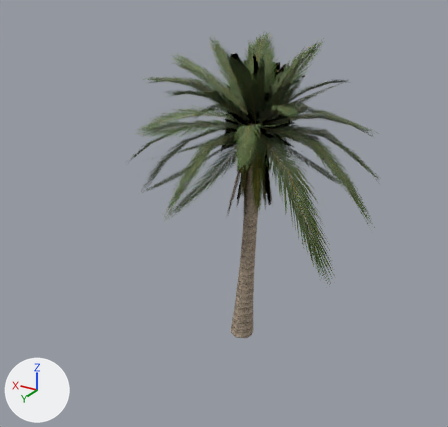
What one commit did to the glTF model data/models/board/vegetation/palm.glb.
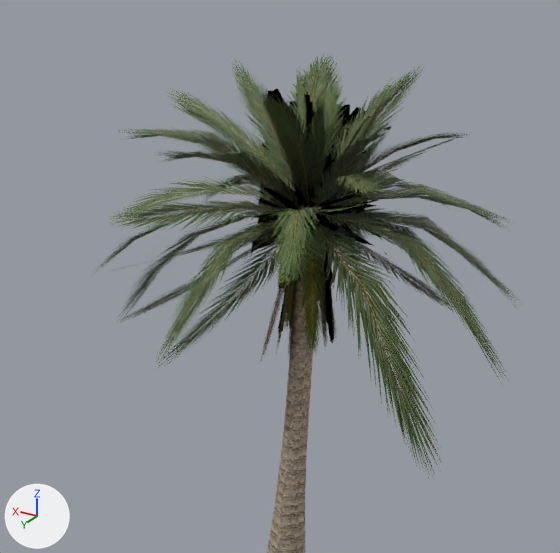
Each version is shown whole from a 50 mm lens placed at (-26.5, 47.7, 36.8), pointed at (1.1, 1.7, 13.7), then close up on the part from 16% to 91% of the width and 0% to 78% of the height. The lights are fixed; the arrows at lower left show +X, +Y and +Z. The last two pictures show the newer version. Where no turn or scale is listed for an object, it has been applied to the vertices. Vertices at exactly the same position are counted once.

Names of what the first close-up shows: 'palm-lod0.001', 'palm-lod1.001', 'palm-lod2.001'.
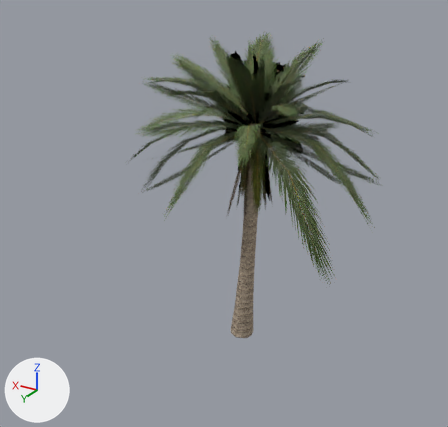
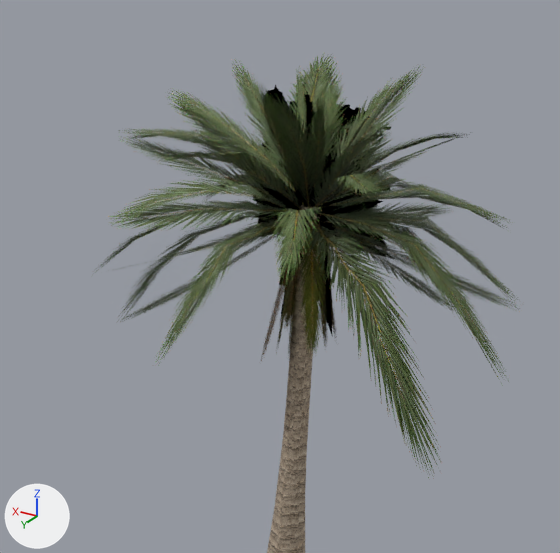
The change, as a diff of the scene's bpy script:
```diff
--- a/data/models/board/vegetation/palm.glb.py
+++ b/data/models/board/vegetation/palm.glb.py
@@ me_palm_lod2 @@
 # used by ob_palm_lod2_001; location = (0.0, 0.0, 0.0)
-me_palm_lod2.from_pydata(...)  # 89 vertices, 54 faces; spans x -10.0..14.2, y -13.2..13.5, z 0.0..30.0
+me_palm_lod2.from_pydata(...)  # 93 vertices, 56 faces; spans x -13.1..14.2, y -13.2..10.6, z 0.0..30.0
+# me_palm_lod2 part 1: the loose piece of 4 vertices spanning x -6.5..-1.5, y -1.8..2.4, z 22.8..29.8 is deleted
+# me_palm_lod2 part 2
+# 16 vertices are removed from x -9.4..2.7, y -1.5..13.5, z 16.4..28.6
+# 8 faces are deleted
+# 24 vertices are added at x -13.1..10.7, y -10.9..4.8, z 16.9..29.1
+# 12 new faces join them, mat_canopy_cutout
 me_palm_lod2.materials.append(mat_bark_palm)
```

Boxes [x1, y1, x2, y2] around the edits, measured in the close-ups (560 x 553 px; the box of a moved part takes in the faces that stretch with it):
'palm-lod2.001', reshaped
    before: [92, 59, 471, 553]
    after: [92, 59, 520, 553]
part 1 of me_palm_lod2, deleted
    before: [334, 87, 389, 179]
part 2 of me_palm_lod2, moved or reshaped
    before: [157, 128, 391, 369]
    after: [120, 89, 520, 312]
